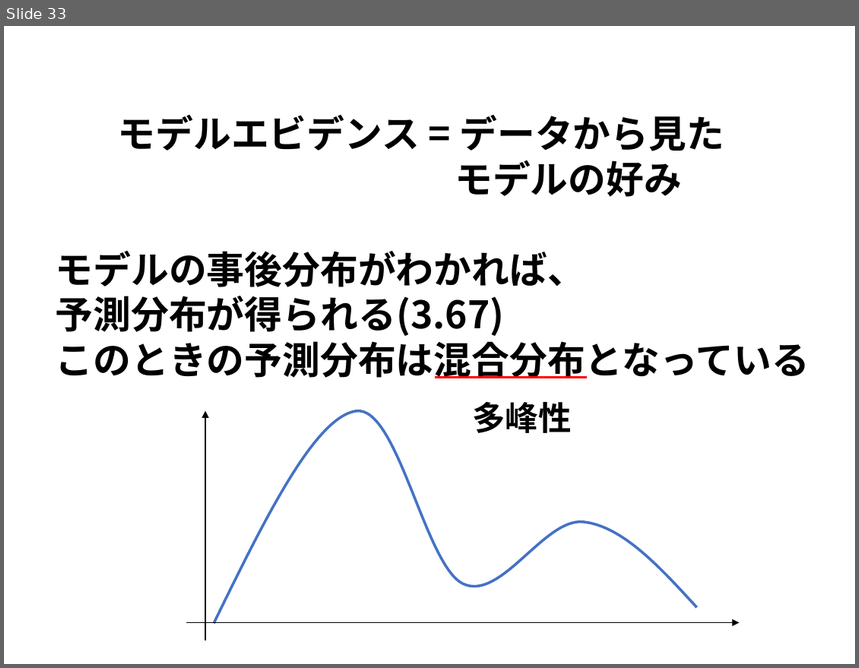
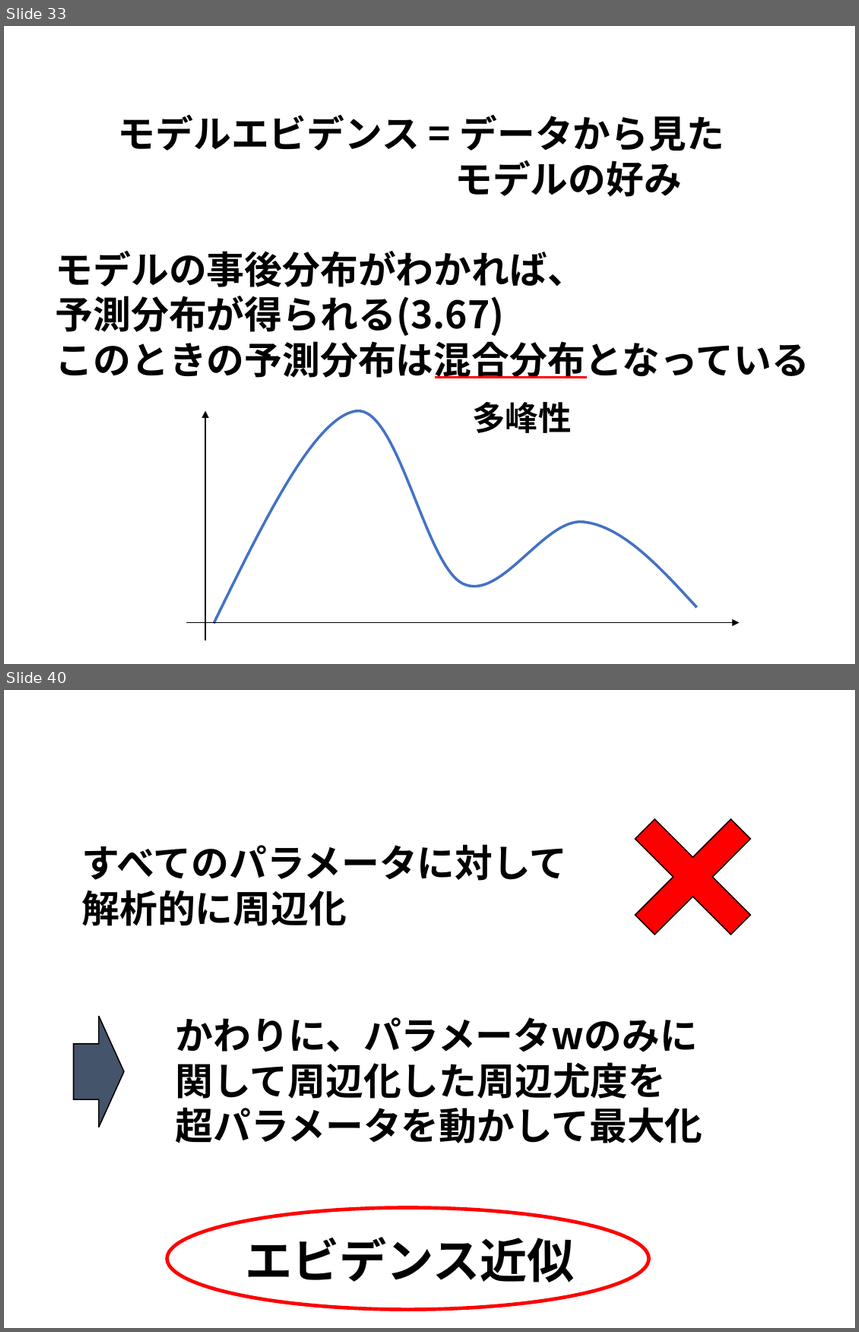
Before and after one commit to j-i-k-o/PRMLSeminar, a slide deck: 3章/PRML3章.pptx. Shown one above the other, each under a label of ours: slide 33 before the commit, slides 33 and 40 after it; the slides between them are not shown. The pictures are 859x668 and 859x1332 pixels, drawn with LibreOffice and Linux fonts; fonts in the diff are those of the drawing. Boxes give left, top, right and bottom in pixels: in the first picture for what was removed or moved away, otherwise in the second. Text is boxed around its words. In the diff, an @@ line names an element or a change of style, - is before the commit and + after.

```diff
--- a/3章/PRML3章.pptx
+++ b/3章/PRML3章.pptx
@@ slide 40 added at (4, 690, 855, 1328), background #FFFFFF @@
@@ cross added at (601, 784, 785, 969), fill #FF0000, outline #000000 1 pt @@
@@ text added at (82, 844, 568, 926), 32 pt, text #000000, bold @@
+すべてのパラメータに対して
+解析的に周辺化
@@ down arrow added at (74, 1016, 124, 1128), fill #44546A, outline #000000 1 pt @@
@@ text added at (175, 1018, 702, 1144), 32 pt, text #000000, bold @@
+かわりに、パラメータwのみに関して周辺化した周辺尤度を
+超パラメータを動かして最大化
@@ ellipse added at (167, 1208, 649, 1310), outline #FF0000 3 pt @@
@@ text added at (245, 1237, 575, 1283), 40 pt, text #000000, bold @@
+エビデンス近似
```
Also in this commit, not shown: 15 other slides added, 1 slide removed, 2 other files.
